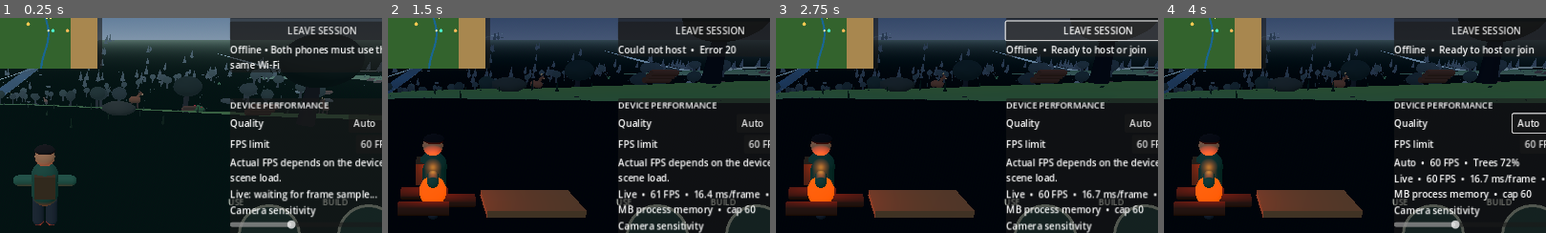
Above: before the commit, frames 1-4 (left to right).
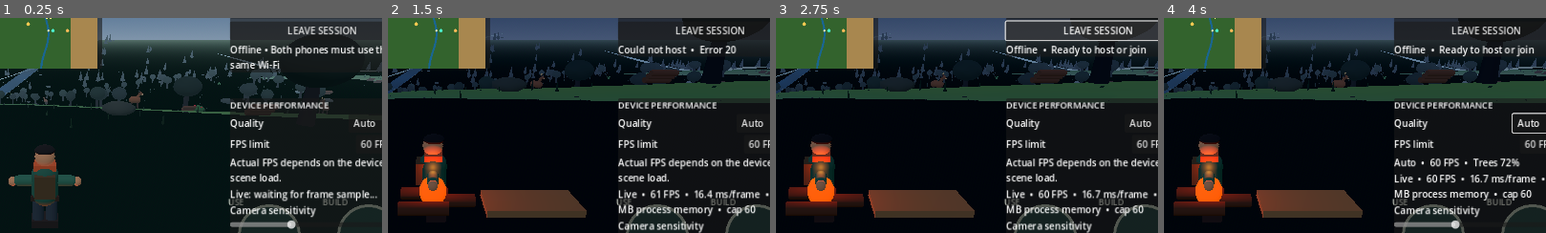
Above: after the commit, the same moments.

Repository: loayh523-lab/WORLDS
Game: Godot game, scene res://scenes/main.tscn
Two runs of this game, one before a commit and one after it. Both use one fixed random seed, a clock stepped at 60 frames per second and the inputs below.
Inputs (mouse positions are % of the whole screen's width and height, from its top left):
- Up to frame 1 (0.25 s): no input
- Up to frame 2 (1.5 s): tap Enter at 0.5 s; move the mouse to (72, 45) at 0.52 s; hold D 0.53-1.25 s; tap E at 0.6 s; click (72, 45) at 0.67 s; tap Space at 0.77 s; click "CREATE WORLD" at 1.25 s
- Up to frame 3 (2.75 s): click "LEAVE SESSION" at 2 s
- Up to frame 4 (4 s): click "Auto" at 2.75 s; click "60 FPS" at 3.5 s
The pictures show only the part of the screen within x 44-94%, y 27-77%; the shares and areas given below are measured in that part.

The runs differ from the first frame. In frame 1, 0.4% of the frame differs, in the area x 2-22%, y 65-97%; in frame 2, 0.3%; in frame 3, 0.3%; in frame 4, 0.3%.

Commit message:
Add lightweight clothing and face details to the player character

Diff:
--- a/scripts/main.gd
+++ b/scripts/main.gd
@@ -783,6 +783,45 @@
     backpack.material_override = backpack_material
     visual.add_child(backpack)
 
+    var scarf := _make_box_part(Vector3(0.54, 0.14, 0.43), Color(0.66, 0.30, 0.16))
+    scarf.position = Vector3(0.0, 1.64, -0.015)
+    visual.add_child(scarf)
+
+    var belt := _make_box_part(Vector3(0.68, 0.13, 0.40), Color(0.20, 0.14, 0.09))
+    belt.position = Vector3(0.0, 0.86, 0.0)
+    visual.add_child(belt)
+
+    var buckle := _make_box_part(Vector3(0.13, 0.12, 0.045), Color(0.78, 0.59, 0.27))
+    buckle.position = Vector3(0.0, 0.86, -0.218)
+    visual.add_child(buckle)
+
+    for boot_x in [-0.17, 0.17]:
+        var boot := _make_box_part(Vector3(0.34, 0.19, 0.48), Color(0.16, 0.12, 0.09))
+        boot.position = Vector3(boot_x, 0.12, -0.075)
+        visual.add_child(boot)
+
+    for hand_x in [-0.79, 0.79]:
+        var hand := MeshInstance3D.new()
+        var hand_mesh := SphereMesh.new()
+        hand_mesh.radius = 0.115
+        hand_mesh.height = 0.23
+        hand.mesh = hand_mesh
+        hand.position = Vector3(hand_x, 1.23, 0.0)
+        hand.material_override = skin_material
+        visual.add_child(hand)
+
+    var eye_material := StandardMaterial3D.new()
+    eye_material.albedo_color = Color(0.08, 0.07, 0.06)
+    for eye_x in [-0.085, 0.085]:
+        var eye := MeshInstance3D.new()
+        var eye_mesh := SphereMesh.new()
+        eye_mesh.radius = 0.026
+        eye_mesh.height = 0.052
+        eye.mesh = eye_mesh
+        eye.position = Vector3(eye_x, 1.91, -0.218)
+        eye.material_override = eye_material
+        visual.add_child(eye)
+
     camera_pivot = Node3D.new()
     camera_pivot.name = "CameraPivot"
     camera_pivot.position = player.position + Vector3(0, 1.55, 0)
@@ -794,6 +833,17 @@
     camera.rotation_degrees = Vector3(-14, 0, 0)
     camera.current = true
     camera_pivot.add_child(camera)
+
+func _make_box_part(size: Vector3, color: Color) -> MeshInstance3D:
+    var part := MeshInstance3D.new()
+    var mesh := BoxMesh.new()
+    mesh.size = size
+    part.mesh = mesh
+    var material := StandardMaterial3D.new()
+    material.albedo_color = color
+    material.roughness = 0.9
+    part.material_override = material
+    return part
 
 func _make_capsule_part(radius: float, height: float, color: Color) -> MeshInstance3D:
     var part := MeshInstance3D.new()
